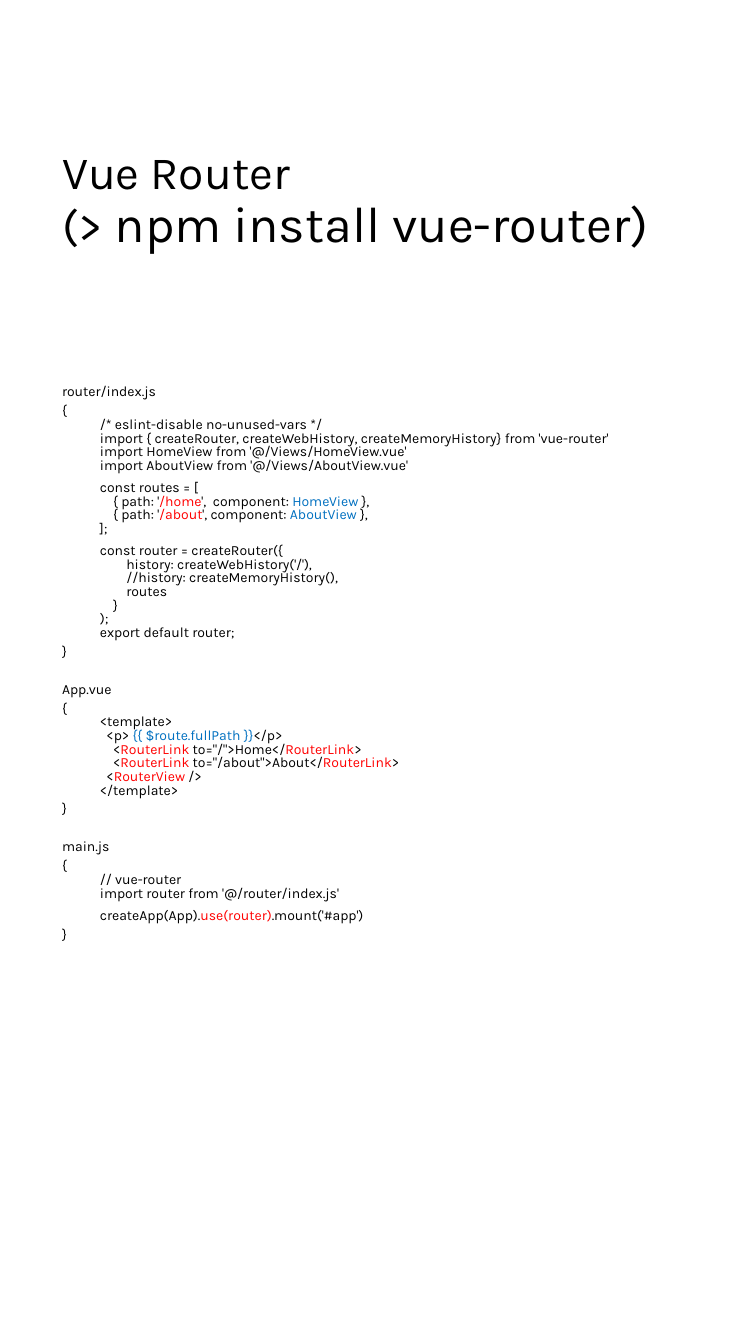
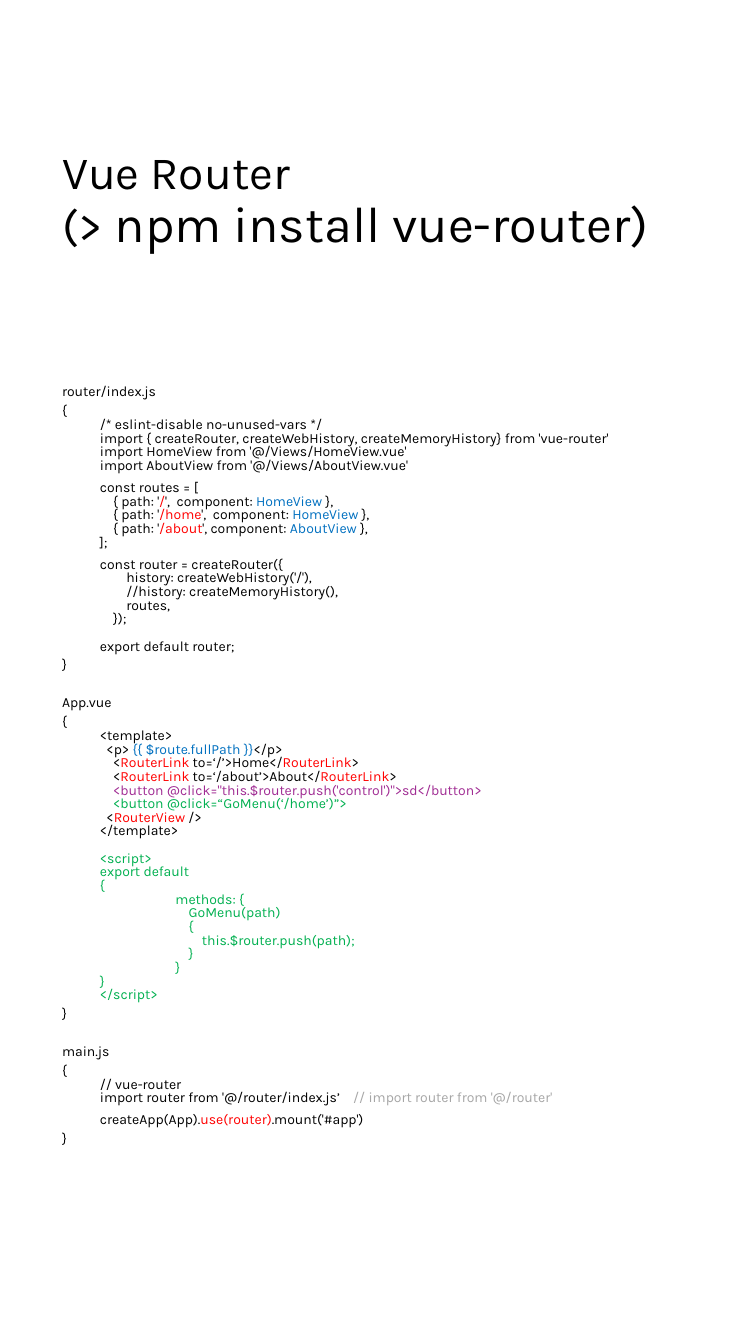
Before and after one commit to 92-seok/wooboWEB-NextJS-migration-, a slide deck: slide 5 of doc/개발환경_설치매뉴얼(Vue.JS).pptx. Drawn at 756x1344 pixels with LibreOffice and Linux fonts; fonts in the diff are those of the drawing. Boxes give left, top, right and bottom in pixels: in the first picture for what was removed or moved away, otherwise in the second. Text is boxed around its words. In the diff, an @@ line names an element or a change of style, - is before the commit and + after.

Commit message:
Project - Router 까지 개발완료.

```diff
--- a/doc/개발환경_설치매뉴얼(Vue.JS).pptx
+++ b/doc/개발환경_설치매뉴얼(Vue.JS).pptx
@@ text at (121, 493, 322, 510): paragraph added @@
+  { path: '/', component: HomeView },
@@ text at (126, 601, 170, 612): text changed @@
-  routes
-  }
-  );
+  routes,
+  });
@@ text at (113, 754, 482, 811): text changed; text colour #FF0000 to #A02B93 @@
-  <RouterLink to="/">Home</RouterLink>
-  <RouterLink to="/about">About</RouterLink>
+  <RouterLink to=‘/’>Home</RouterLink>
+  <RouterLink to=‘/about’>About</RouterLink>
+  <button @click="this.$router.push('control')">sd</button>
+  <button @click=“GoMenu(‘/home’)”>
@@ text at (100, 853, 355, 1003): paragraphs added @@
+  <script>
+  export default
+  {
+  methods: {
+  GoMenu(path)
+  {
+  this.$router.push(path);
+  }
+  }
+  }
+  </script>
@@ text at (100, 1089, 552, 1106): text changed @@
-  import router from '@/router/index.js'
+  import router from '@/router/index.js’ // import router from '@/router'
```
Also in this commit, not shown: 18 other files.
